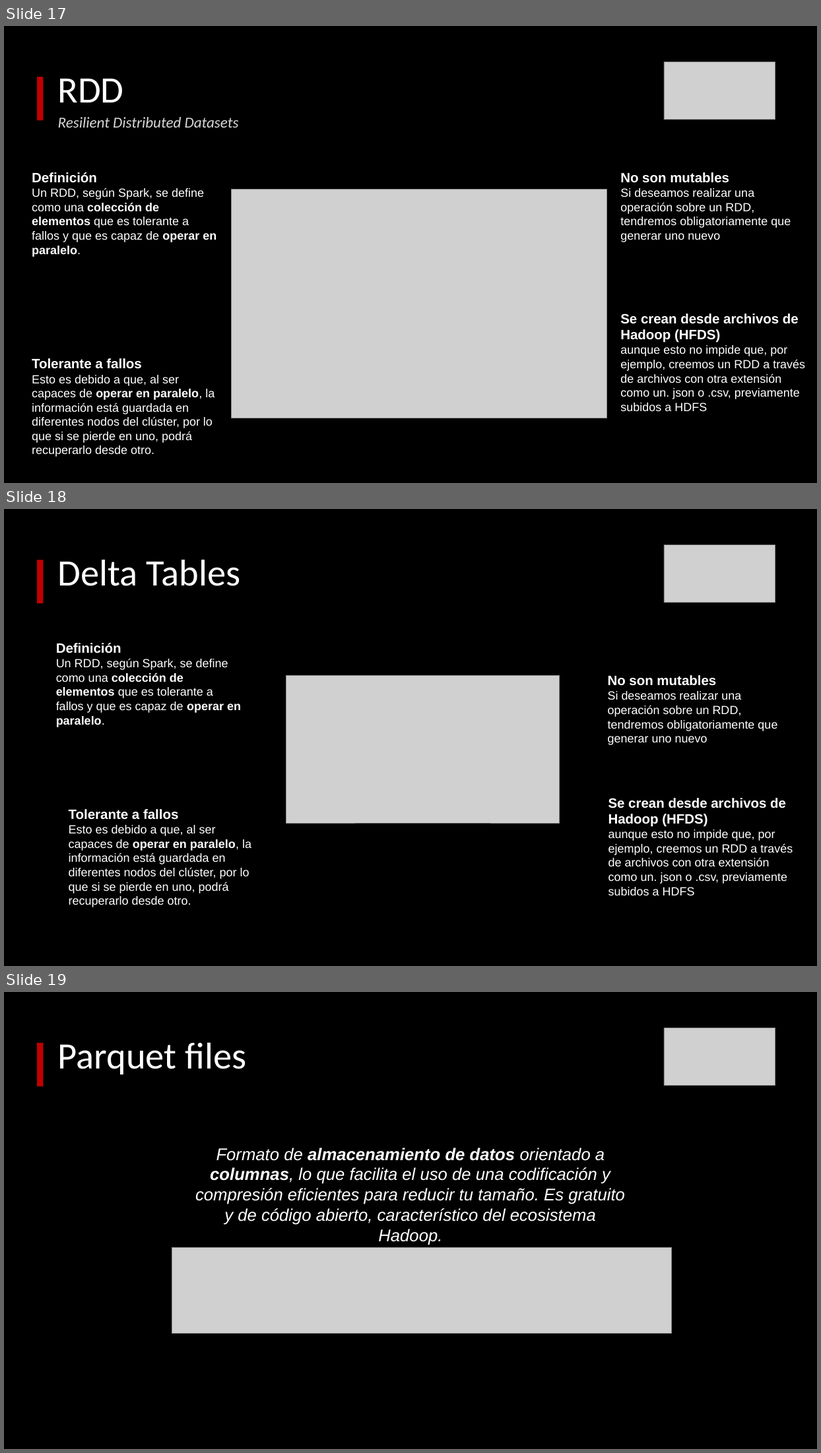
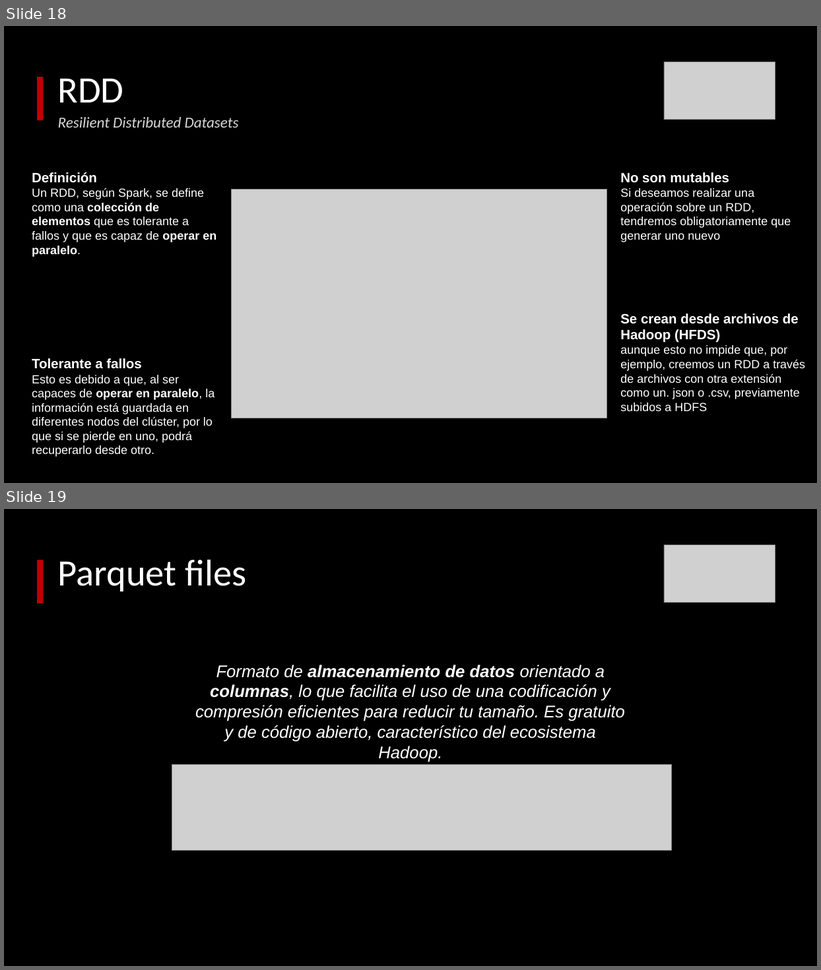
Before and after one commit to almesa93/taller_pyspark, a slide deck: slides/Big Data.pptx. Shown one above the other, each under a label of ours: slides 17, 18 and 19 before the commit, slides 18 and 19 after it. The pictures are 821x1453 and 821x970 pixels, drawn with LibreOffice and Linux fonts; fonts in the diff are those of the drawing; grey boxes stand for pictures. Boxes give left, top, right and bottom in pixels: in the first picture for what was removed or moved away, otherwise in the second. Text is boxed around its words. In the diff, an @@ line names an element or a change of style, - is before the commit and + after.

```diff
--- a/slides/Big Data.pptx
+++ b/slides/Big Data.pptx
@@ slide 18 removed at bbox=[4, 509, 817, 966], background #000000 @@
@@ picture removed at bbox=[664, 545, 775, 603] @@
@@ rectangle removed at bbox=[37, 560, 43, 603] @@
@@ title removed at bbox=[58, 559, 240, 586] @@
-Delta Tables
@@ text removed at bbox=[56, 643, 241, 727] @@
-Definición
-Un RDD, según Spark, se define como una colección de elementos que es tolerante a fallos y que es capaz de operar en paralelo.
@@ picture removed at bbox=[286, 675, 560, 823] @@
@@ text removed at bbox=[608, 675, 778, 745] @@
-No son mutables
-Si deseamos realizar una operación sobre un RDD, tendremos obligatoriamente que generar uno nuevo
@@ text removed at bbox=[609, 798, 793, 896] @@
-Se crean desde archivos de Hadoop (HFDS)
-aunque esto no impide que, por ejemplo, creemos un RDD a través de archivos con otra extensión como un. json o .csv, previamente subidos a HDFS
@@ text removed at bbox=[69, 809, 252, 908] @@
-Tolerante a fallos
-Esto es debido a que, al ser capaces de operar en paralelo, la información está guardada en diferentes nodos del clúster, por lo que si se pierde en uno, podrá recuperarlo desde otro.
@@ what was slide 17 is now slide 18 @@
```
Also in this commit, not shown: 1 slide changed, 2 slides added, 17 other files.
